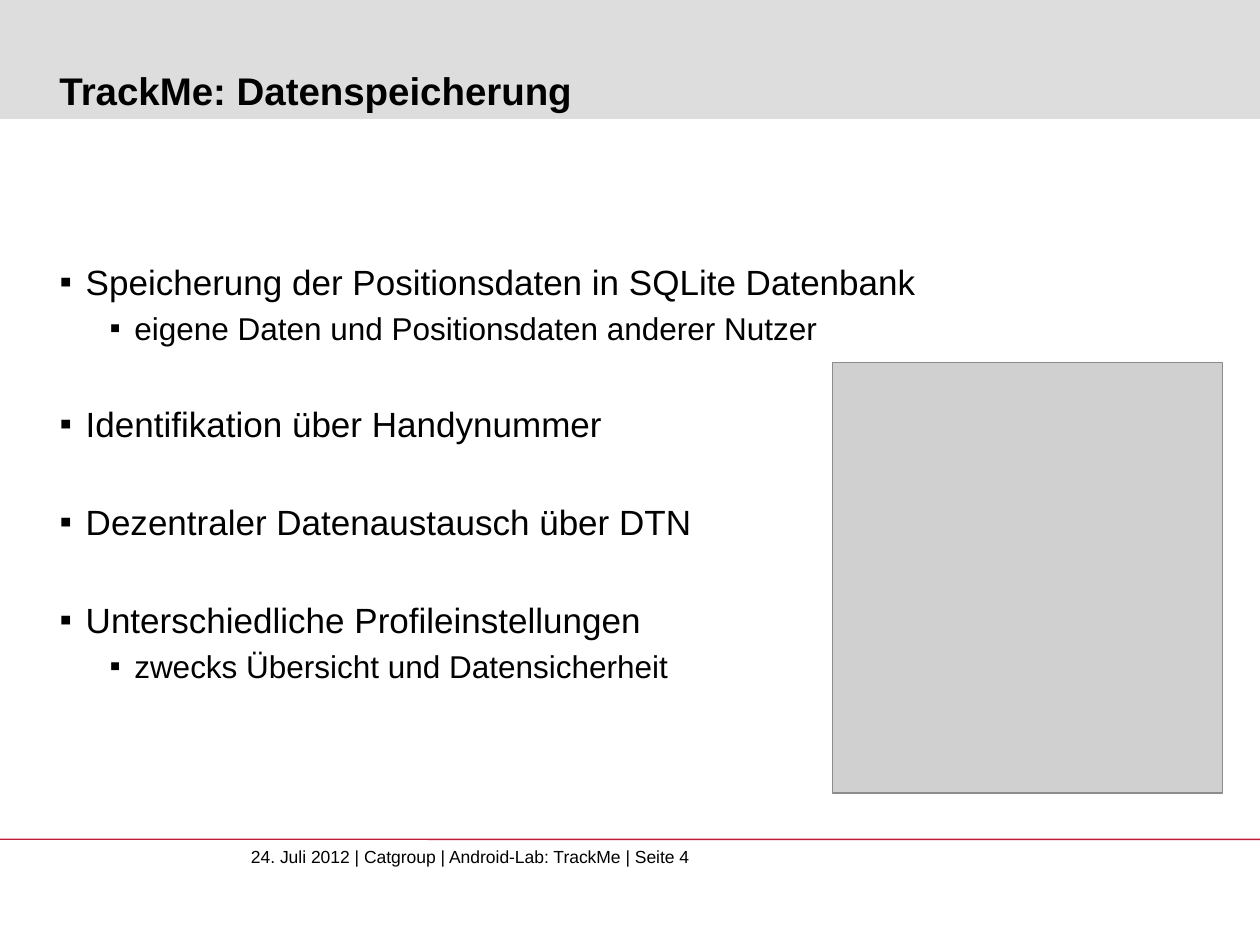
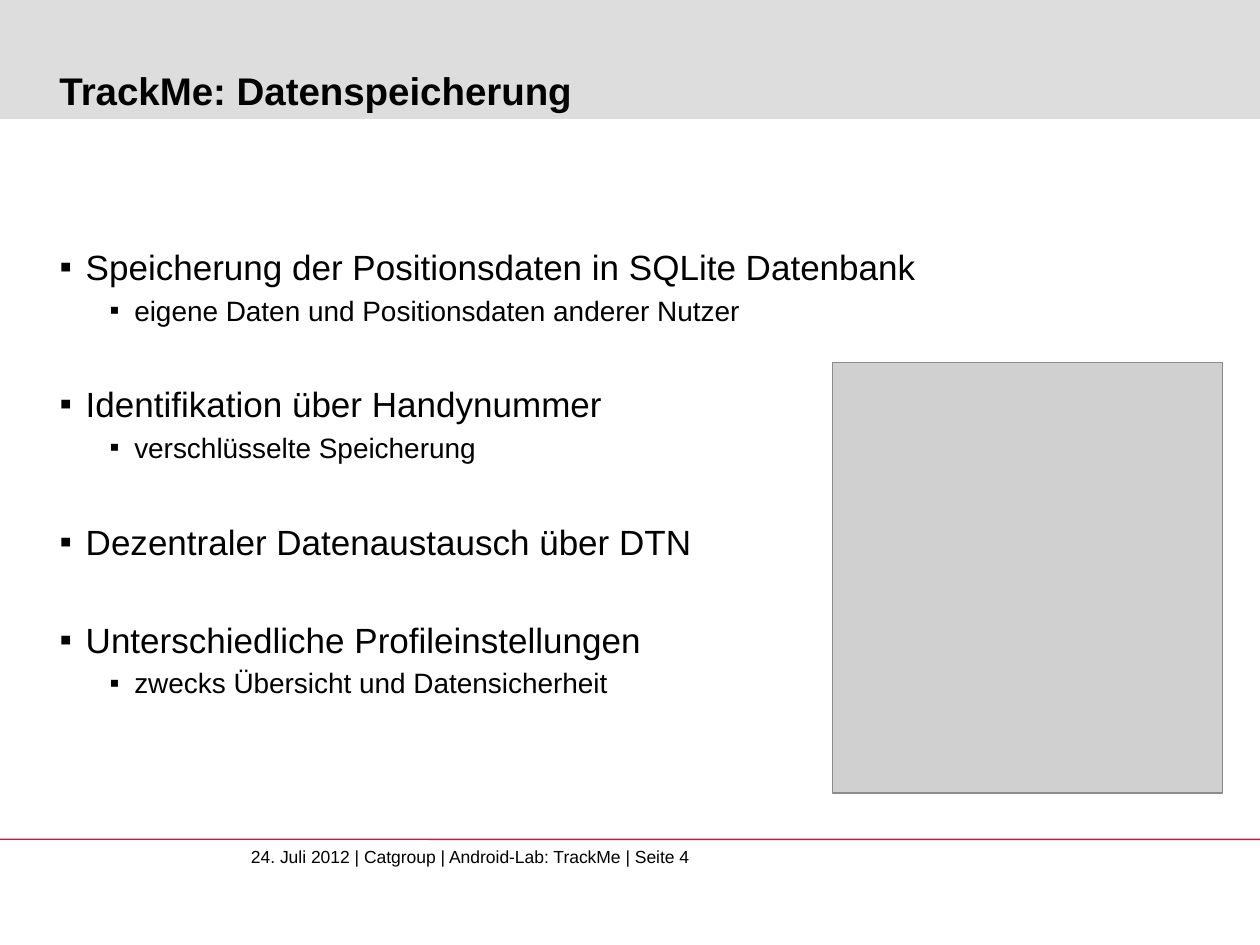
Before and after one commit to Susshi/TrackMe, a slide deck: slide 4 of doc/Android-Lab-TrackMe-Abschlusspraes.pptx. Drawn at 1260x945 pixels with LibreOffice and Linux fonts; fonts in the diff are those of the drawing; grey boxes stand for pictures; background and template pictures are left out. Boxes give left, top, right and bottom in pixels: in the first picture for what was removed or moved away, otherwise in the second. Text is boxed around its words. In the diff, an @@ line names an element or a change of style, - is before the commit and + after.

```diff
--- a/doc/Android-Lab-TrackMe-Abschlusspraes.pptx
+++ b/doc/Android-Lab-TrackMe-Abschlusspraes.pptx
@@ text at (134, 300, 739, 694): size 18 to 16 pt in "eigene Daten und Positionsdaten anderer Nutzer", "zwecks Übersicht und Datensicherheit" @@
@@ text at (134, 437, 476, 463): paragraph added @@
+      ▪ verschlüsselte Speicherung
```
Also in this commit, not shown: 2 other slides changed, 4 slides added.
